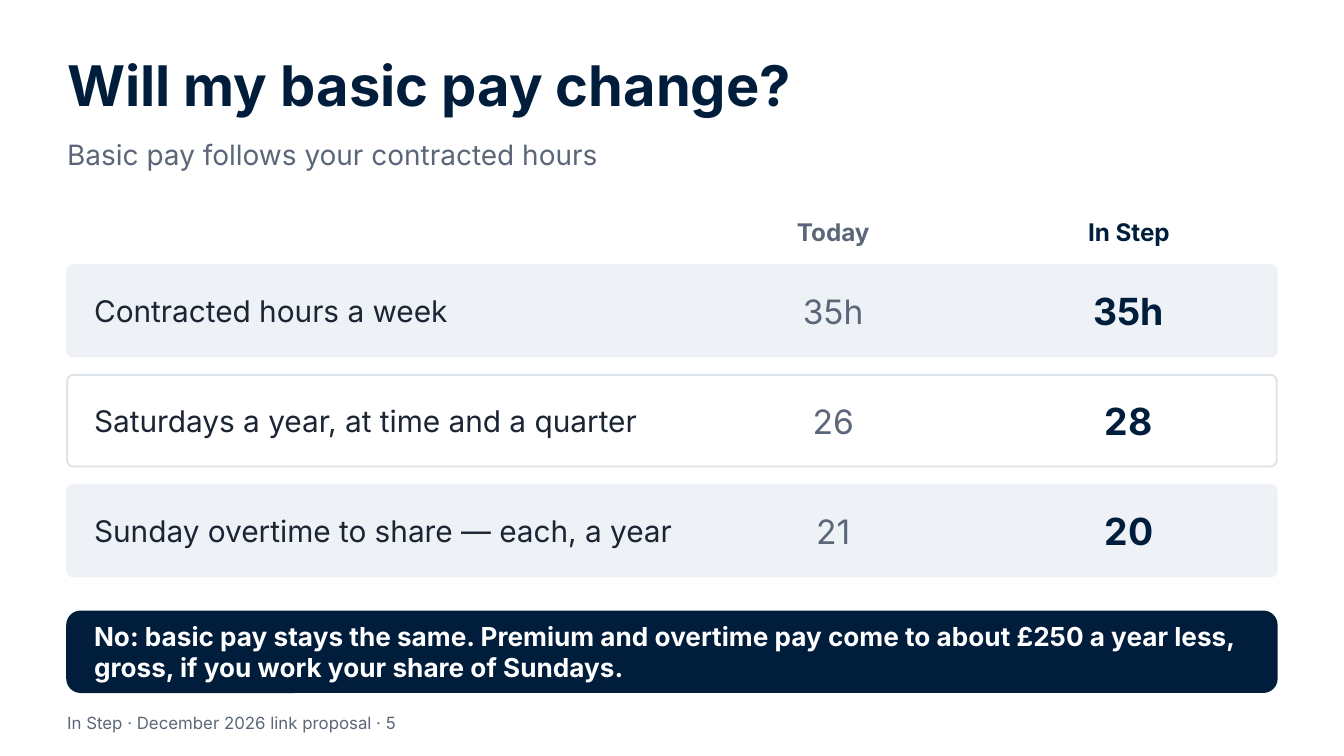
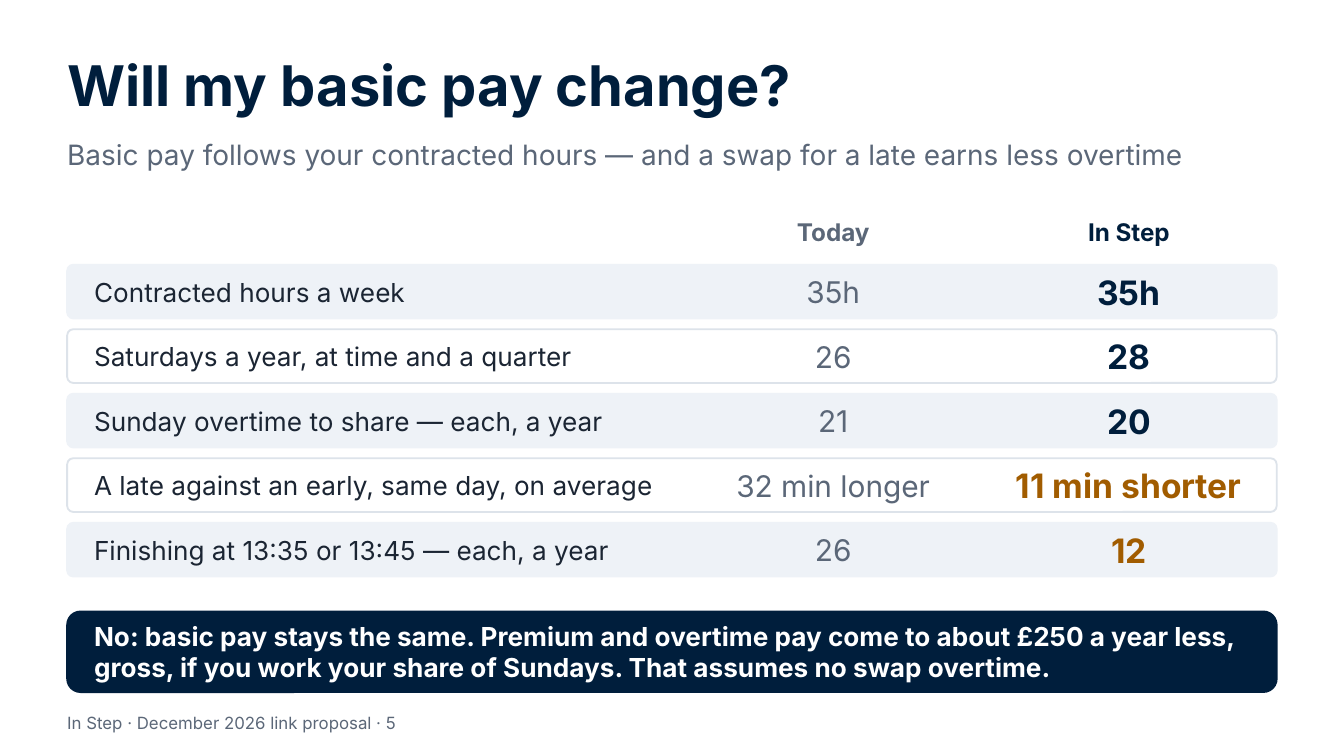
Before and after one commit to Garethdavidmiller/roster-app, a slide deck: slide 5 of docs/links-26/presentations/In-Step-for-colleagues.pptx. Drawn at 1344x756 pixels with LibreOffice and Linux fonts; fonts in the diff are those of the drawing. Boxes give left, top, right and bottom in pixels: in the first picture for what was removed or moved away, otherwise in the second. Text is boxed around its words. In the diff, an @@ line names an element or a change of style, - is before the commit and + after.

```diff
--- a/docs/links-26/presentations/In-Step-for-colleagues.pptx
+++ b/docs/links-26/presentations/In-Step-for-colleagues.pptx
@@ text at <box>67,143,1182,171</box>: text changed @@
-Basic pay follows your contracted hours
+Basic pay follows your contracted hours — and a swap for a late earns less overtime
@@ rounded rectangle: place and size @@
-rounded rectangle at <box>67,265,1277,356</box>
+rounded rectangle at <box>67,265,1277,319</box>
@@ rounded rectangle: place and size @@
-rounded rectangle at <box>67,375,1277,466</box>
+rounded rectangle at <box>67,329,1277,383</box>
@@ text "Saturdays a year, at time ...": place and size @@
-text "Saturdays a year, at time ..." at <box>94,409,637,438</box>
+text "Saturdays a year, at time ..." at <box>94,346,571,372</box>
@@ text "26": place and size @@
-text "26" at <box>813,409,854,435</box>
+text "26" at <box>815,346,852,369</box>
@@ text "28": place and size @@
-text "28" at <box>1105,407,1153,436</box>
+text "28" at <box>1107,344,1150,370</box>
@@ proportions changed in 3 elements at <box>67,265,1277,319</box>, <box>67,329,1277,383</box>, <box>67,394,1277,448</box> @@
@@ rounded rectangle: place and size @@
-rounded rectangle at <box>67,485,1277,577</box>
+rounded rectangle at <box>67,394,1277,448</box>
@@ size 16 to 14 pt in 3 elements at <box>94,282,405,303</box>, <box>94,346,571,372</box>, <box>94,411,602,437</box> @@
@@ text "Sunday overtime to share — ...": place and size @@
-text "Sunday overtime to share — ..." at <box>94,519,672,548</box>
+text "Sunday overtime to share — ..." at <box>94,411,602,437</box>
@@ size 18 to 16 pt in 3 elements at <box>806,281,860,303</box>, <box>815,346,852,369</box>, <box>818,410,848,432</box> @@
@@ text "21": place and size @@
-text "21" at <box>816,519,850,544</box>
+text "21" at <box>818,410,848,432</box>
@@ size 20 to 18 pt in 3 elements at <box>1097,280,1160,306</box>, <box>1107,344,1150,370</box>, <box>1107,409,1151,435</box> @@
@@ text "20": place and size @@
-text "20" at <box>1105,517,1154,546</box>
+text "20" at <box>1107,409,1151,435</box>
@@ rounded rectangle added at <box>67,458,1277,512</box>, fill #FFFFFF, outline #DDE3EA 1 pt @@
@@ text added at <box>94,475,653,501</box>, 14 pt, text #1B2533 @@
+A late against an early, same day, on average
@@ text added at <box>736,474,929,503</box>, 16 pt, text #5B6778 @@
+32 min longer
@@ text added at <box>1016,472,1241,499</box>, 18 pt, text #A15C00, bold @@
+11 min shorter
@@ rounded rectangle added at <box>67,523,1277,577</box>, fill #EEF2F7, outline #EEF2F7 1 pt @@
@@ text added at <box>815,539,852,562</box>, 16 pt, text #5B6778 @@
+26
@@ text added at <box>1111,538,1147,563</box>, 18 pt, text #A15C00, bold @@
+12
@@ text added at <box>94,540,608,566</box>, 14 pt, text #1B2533 @@
+Finishing at 13:35 or 13:45 — each, a year
@@ text at <box>94,626,1235,683</box>: text changed @@
-No: basic pay stays the same. Premium and overtime pay come to about £250 a year less, gross, if you work your share of Sundays.
+No: basic pay stays the same. Premium and overtime pay come to about £250 a year less, gross, if you work your share of Sundays. That assumes no swap overtime.
```
Also in this commit, not shown: 1 other slide changed, 19 other files.
